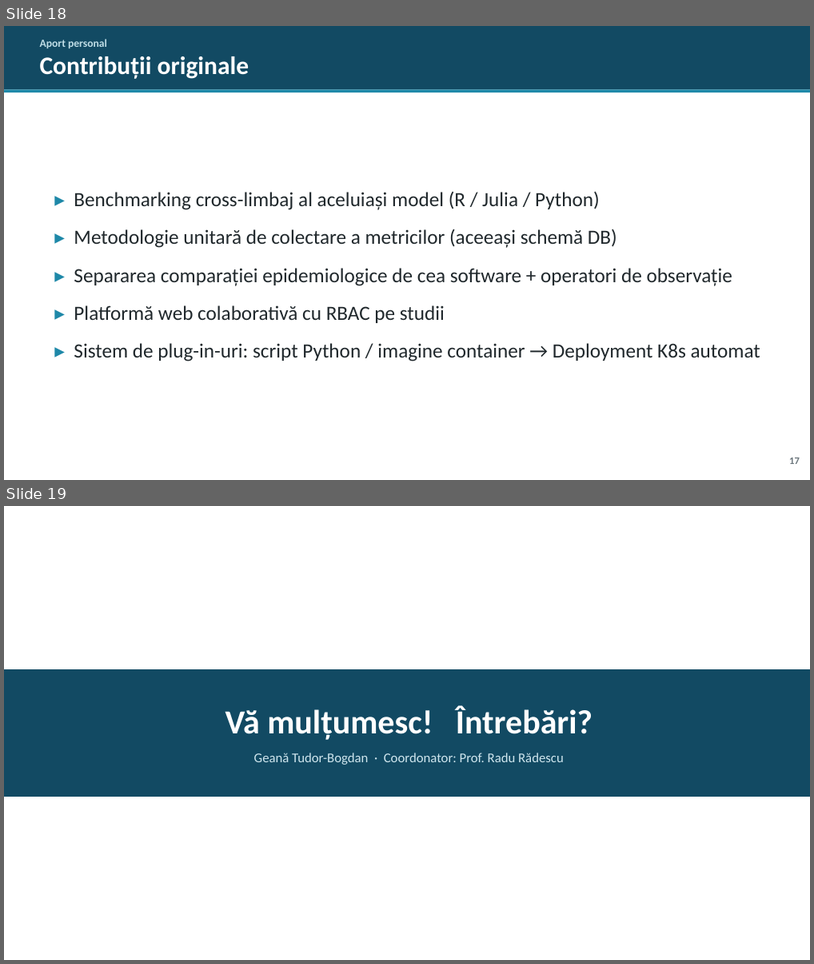
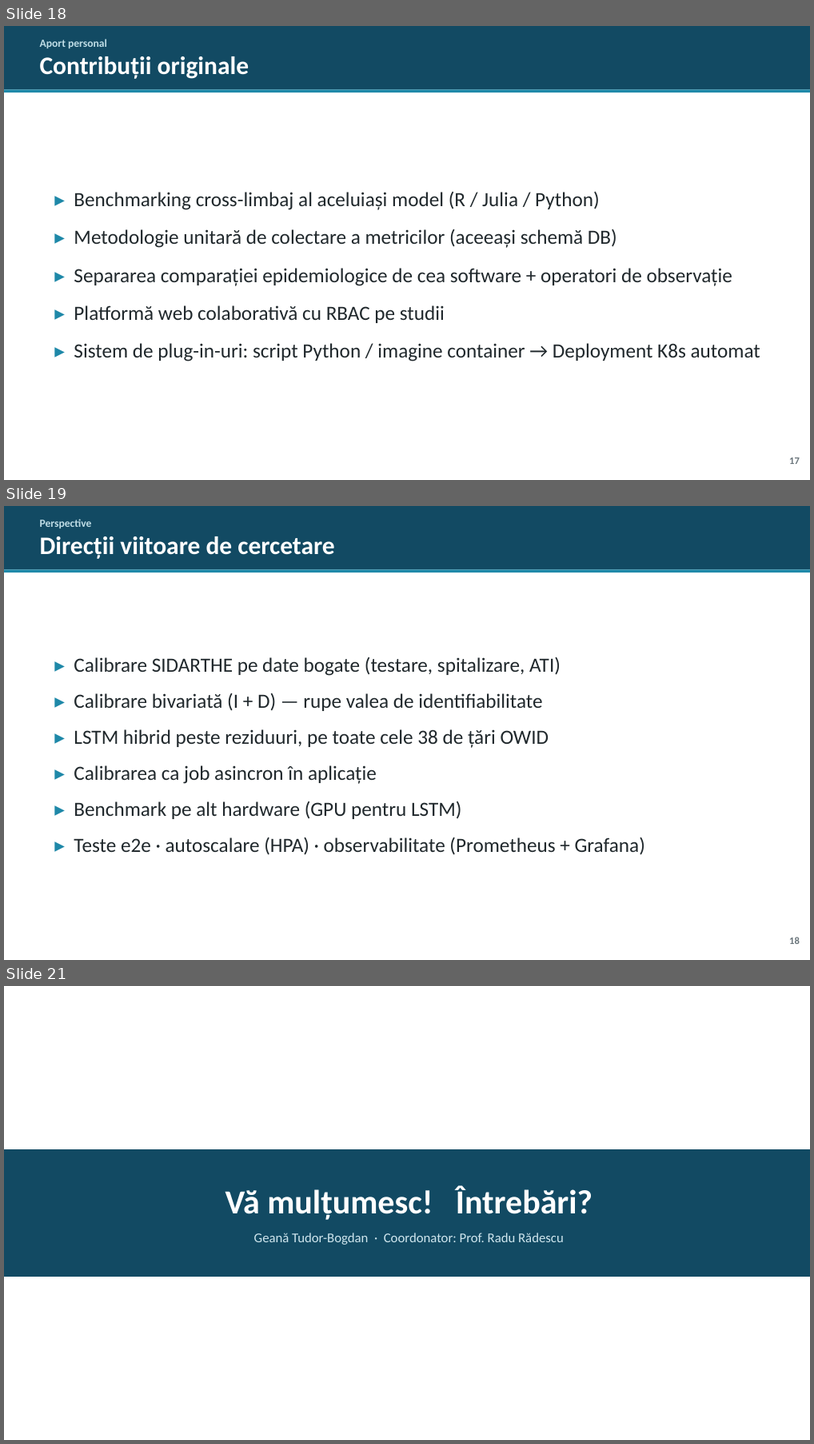
Before and after one commit to MasterProgramerCPU/Teza_Disertatie, a slide deck: docs/Disertatie_prezentare.pptx. Shown one above the other, each under a label of ours: slides 18 and 19 before the commit, slides 18, 19 and 21 after it; the slides between them are not shown. The pictures are 814x964 and 814x1444 pixels, drawn with LibreOffice and Linux fonts; fonts in the diff are those of the drawing. Boxes give left, top, right and bottom in pixels: in the first picture for what was removed or moved away, otherwise in the second. Text is boxed around its words. In the diff, an @@ line names an element or a change of style, - is before the commit and + after.

```diff
--- a/docs/Disertatie_prezentare.pptx
+++ b/docs/Disertatie_prezentare.pptx
@@ slide 19 added at box(4, 506, 810, 960), background #FFFFFF @@
@@ rectangle added at box(4, 506, 810, 569), fill #124A63 @@
@@ text added at box(40, 519, 334, 559), 30 pt, text #FFFFFF, bold @@
+Perspective
+Direcții viitoare de cercetare
@@ rectangle added at box(4, 569, 810, 572), fill #1E88A8 @@
@@ text added at box(74, 656, 646, 855), 24 pt, text #20282C @@
+▸ Calibrare SIDARTHE pe date bogate (testare, spitalizare, ATI)
+▸ Calibrare bivariată (I + D) — rupe valea de identifiabilitate
+▸ LSTM hibrid peste reziduuri, pe toate cele 38 de țări OWID
+▸ Calibrarea ca job asincron în aplicație
+▸ Benchmark pe alt hardware (GPU pentru LSTM)
+▸ Teste e2e · autoscalare (HPA) · observabilitate (Prometheus + Grafana)
@@ text added at box(790, 936, 800, 944), 12 pt, text #6B767C, bold @@
+18
@@ what was slide 19 is now slide 21 @@
```
Also in this commit, not shown: 1 other slide added.
